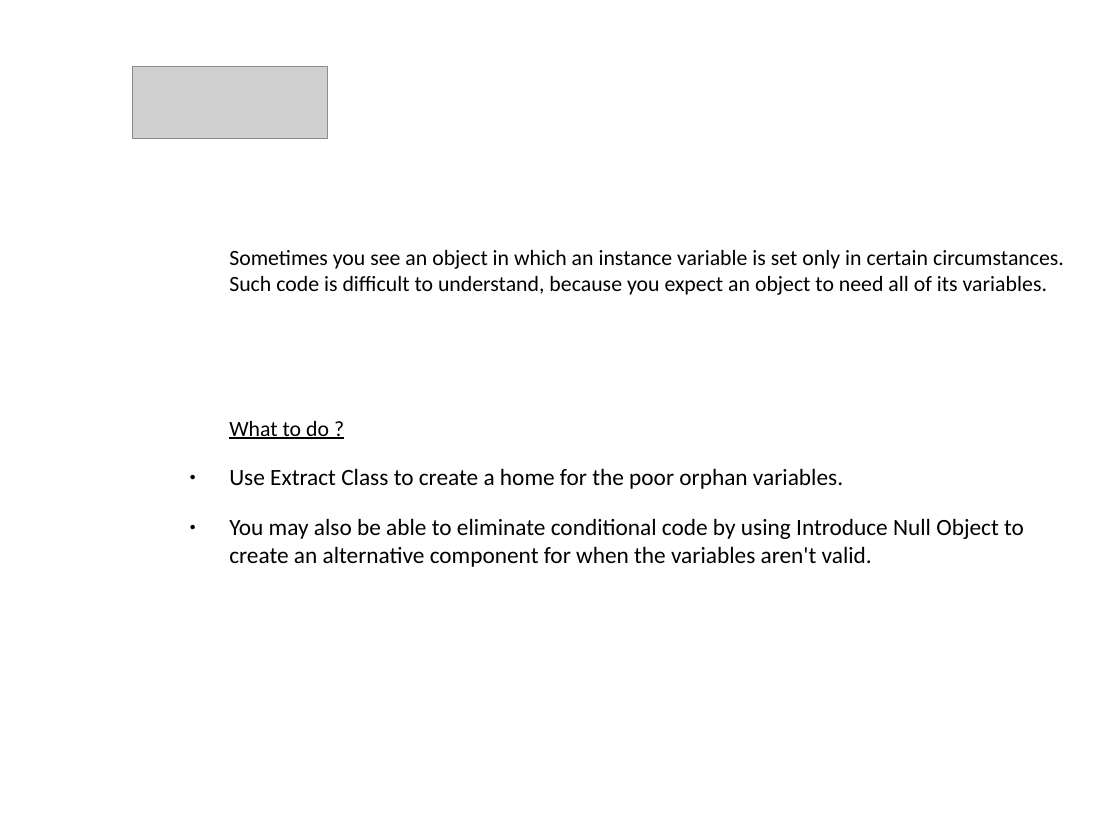
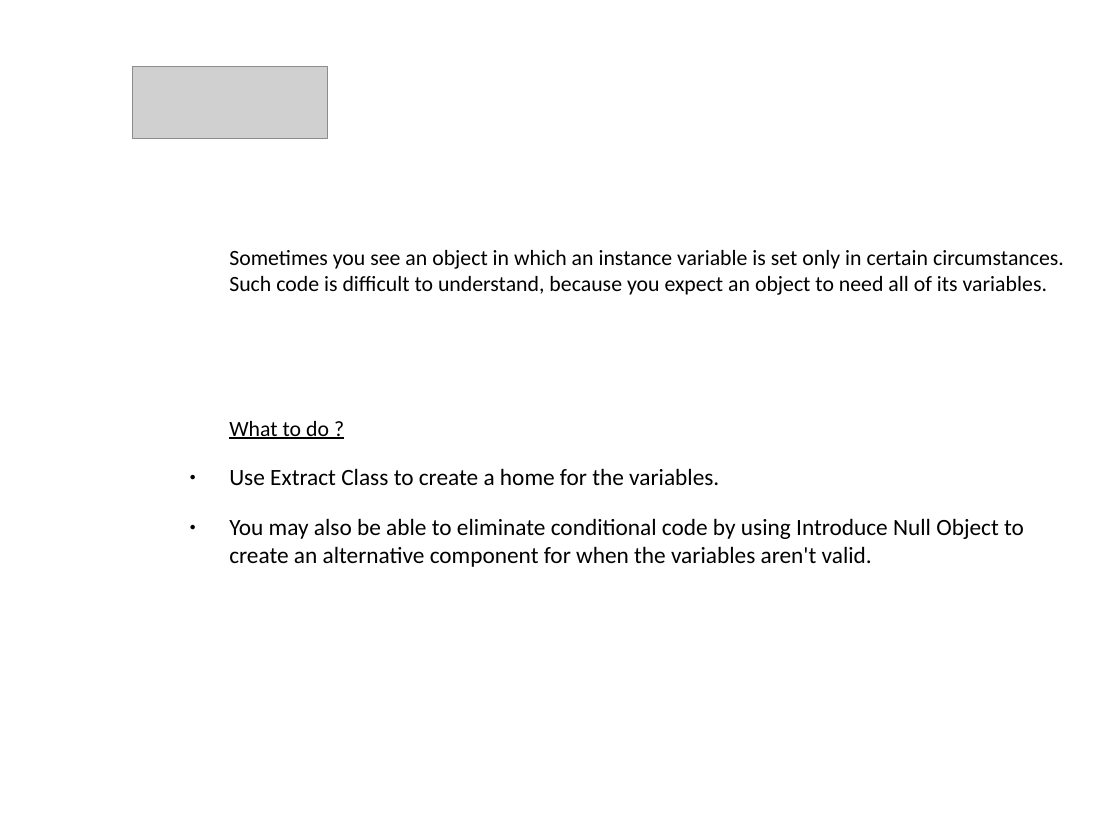
Before and after one commit to kolch182/Learning, a slide deck: slide 7 of Lezione_7_Refactoring_methods/Presentazione_Bad_Smells_5step.odp. Drawn at 1120x840 pixels with LibreOffice and Linux fonts; fonts in the diff are those of the drawing; grey boxes stand for pictures; background and template pictures are left out. Boxes give left, top, right and bottom in pixels: in the first picture for what was removed or moved away, otherwise in the second. Text is boxed around its words. In the diff, an @@ line names an element or a change of style, - is before the commit and + after.

```diff
--- a/Lezione_7_Refactoring_methods/Presentazione_Bad_Smells_5step.odp
+++ b/Lezione_7_Refactoring_methods/Presentazione_Bad_Smells_5step.odp
@@ text at [229, 468, 719, 485]: text changed @@
-● Use Extract Class to create a home for the poor orphan variables.
+● Use Extract Class to create a home for the variables.
```
Also in this commit, not shown: 3 other slides changed, 1 slide added, 4 other files.
